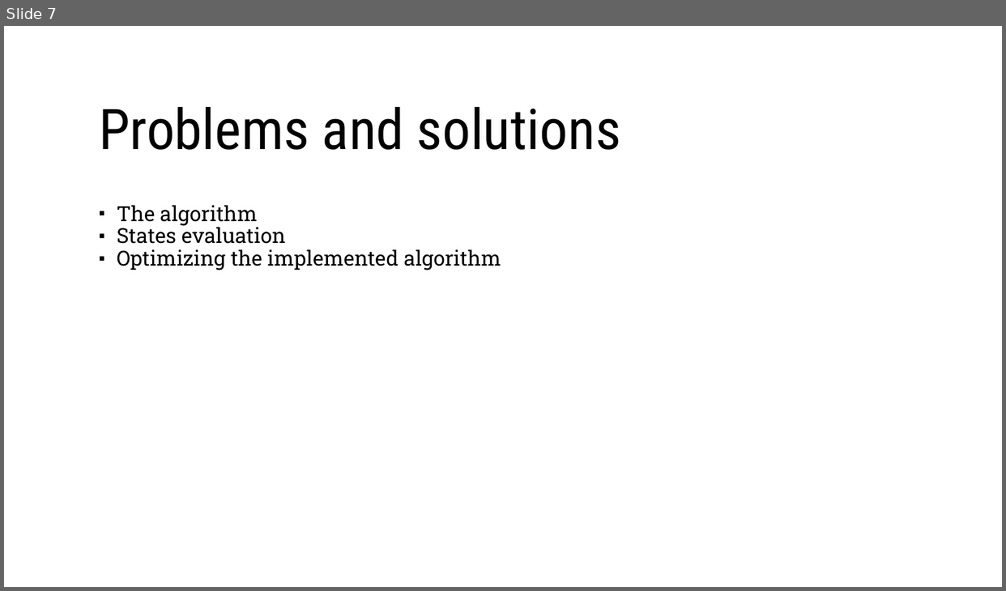
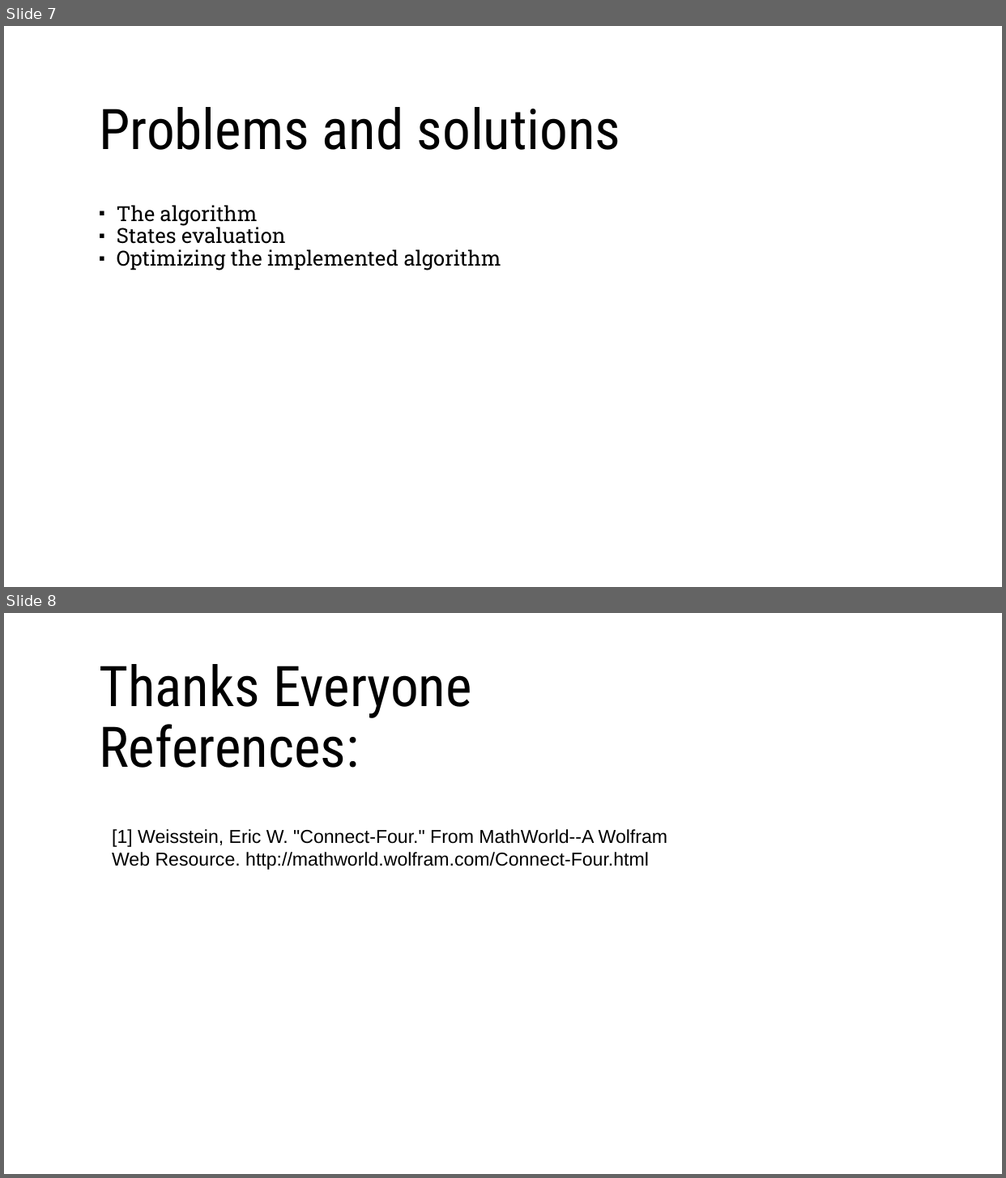
Before and after one commit to isalmeron/Four-in-a-row, a slide deck: Documents/fourinarow.pptx. Shown one above the other, each under a label of ours: slide 7 before the commit, slides 7 and 8 after it. The pictures are 1006x591 and 1006x1178 pixels, drawn with LibreOffice and Linux fonts; fonts in the diff are those of the drawing; background and template pictures are left out. Boxes give left, top, right and bottom in pixels: in the first picture for what was removed or moved away, otherwise in the second. Text is boxed around its words. In the diff, an @@ line names an element or a change of style, - is before the commit and + after.

```diff
--- a/Documents/fourinarow.pptx
+++ b/Documents/fourinarow.pptx
@@ slide 8 added at box(4, 613, 1002, 1174), background #FFFFFF; not listed: 1 template element that a slide beside it also shows @@
@@ text added at box(99, 664, 472, 768), 54 pt, text #000000 @@
+Thanks Everyone
+References:
@@ text added at box(112, 829, 668, 870), 18 pt, text #000000 @@
+[1] Weisstein, Eric W. "Connect-Four." From MathWorld--A Wolfram
+Web Resource. http://mathworld.wolfram.com/Connect-Four.html
```
Also in this commit, not shown: 3 slides changed, 1 slide removed, 6 other files.
